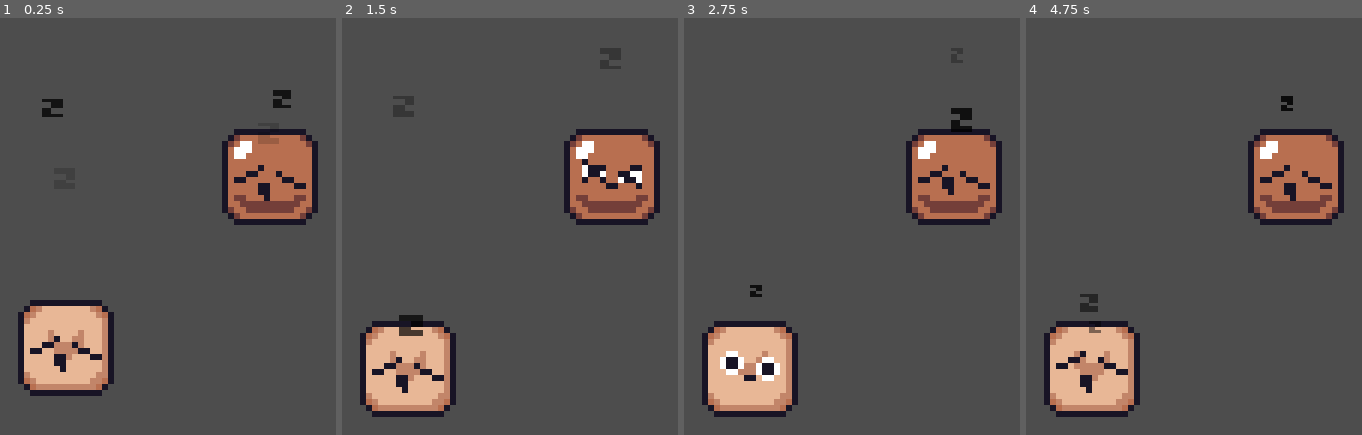
Above: before the commit, frames 1-4 (left to right).
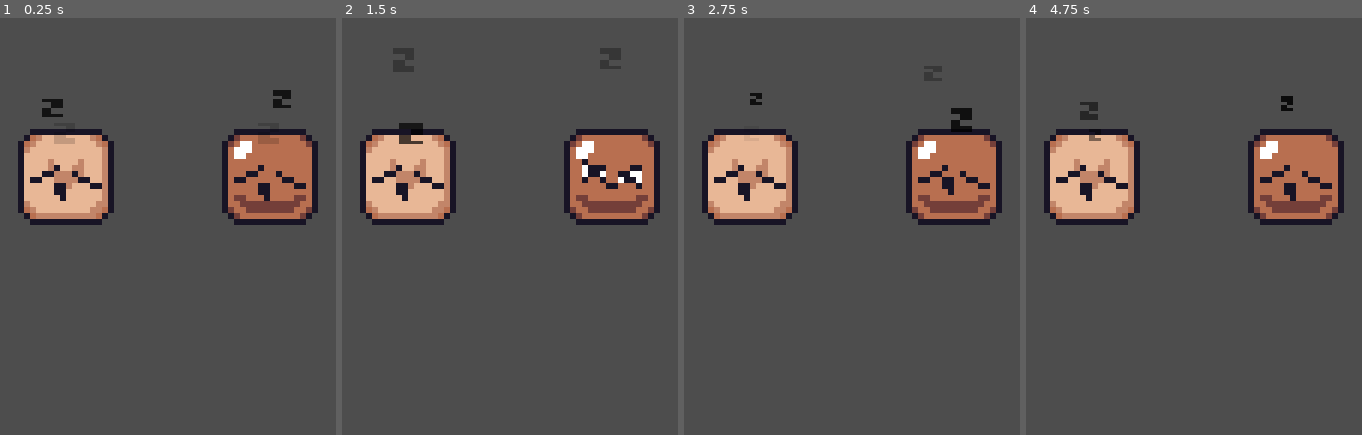
Above: after the commit, the same moments.

Repository: ARKANYOTA/globs
Game: Godot game, scene res://scenes/scene_1.tscn
Same seed, same stepped clock (60 frames per second), same inputs: the game is played once before the commit and once after it. This scene is started directly instead of the project's main scene.
Inputs (mouse positions are in pixels of both pictures, inside the frame that each line leads up to):
- Up to frame 1 (0.25 s): no input
- Up to frame 2 (1.5 s): tap Enter (ui_accept) at 0.5 s; drag from (610, 176) to (409, 368) at 0.52 s; drag from (610, 176) to (409, 368) at 1.27 s
- Up to frame 3 (2.75 s): press the mouse at (751, 368) at 2.03 s; hold Left (ui_left) from 2.03 s (still down)
- Up to frame 4 (4.75 s): release Left (ui_left) at 2.75 s; release the mouse at (1093, 368) at 2.75 s; drag from (1093, 368) to (1294, 176) at 2.77 s; move the mouse to (outside the picture) at 3.52 s; press the mouse at (outside the picture) at 3.53 s; hold Right (ui_right) 3.53-4.25 s; tap Enter (ui_accept) at 3.77 s; release the mouse at (outside the picture) at 4.25 s; drag from (outside the picture) to (1093, 368) at 4.27 s

The runs differ from the first frame. In frame 1, 13% of the frame differs, in the area x 5-34%, y 26-91%; in frame 2, 13%; in frame 3, 13%; in frame 4, 13%, in the area x 5-34%, y 20-96%.

Commit message:
add: blocks physics made by ourselves
Co-authored-by: ARKANYOTA <ARKANYOTA@users.noreply.github.com>

Diff:
--- a/scripts/block.gd
+++ b/scripts/block.gd
@@ -89,6 +89,7 @@
 
 var animation = "o_face"
 var is_asleep := false
+var is_moving := false
 
 ################################################
 
@@ -214,9 +215,9 @@
 			l += c
 		print(l)
 
-func get_grid():
+func get_map_data() -> Array:
 	var grid := []
-	var block_id = 0
+	var blocks := []
 
 	for node in get_all_tree_nodes():
 		if node is TileMapLayer:
@@ -242,8 +243,8 @@
 		if node is Block:
 			var id = -1
 			if not node.static_block:
-				id = block_id
-				block_id += 1
+				id = blocks.size()
+				blocks.append(node)
 			var rect = node.get_grid_rect()
 			var ymin = rect.position.y
 			var ymax = rect.position.y + rect.size.y
@@ -255,7 +256,7 @@
 					if y < 0 or y >= len(grid) or x < 0 or y >= len(grid[y]):
 						continue
 					grid[y][x] = id
-	return grid
+	return [grid, blocks]
 
 func left(direction):
 	return Vector2i(direction.y, -direction.x)
@@ -263,27 +264,36 @@
 func right(direction):
 	return Vector2i(-direction.y, direction.x)
 
-func can_move(grid: Array, x: int, y: int, direction: Vector2i) -> bool:
+func get_moved_blocks(grid: Array, x: int, y: int, direction: Vector2i, moved_blocks: Array) -> Array:
 	if y < 0 or y >= len(grid) or x < 0 or x >= len(grid[y]):
-		return false
+		return []
 
 	if grid[y][x] == -2:
-		return true
+		return moved_blocks
 	if grid[y][x] == -1:
-		return false
+		return []
 
 	var val = grid[y][x]
 	grid[y][x] = -2
 
+	if not val in moved_blocks:
+		moved_blocks.append(val)
+
 	var left_dir = left(direction)
-	if grid[y + left_dir.y][x + left_dir.x] == val and not can_move(grid, x + left_dir.x, y + left_dir.y, direction):
-		return false
+	if grid[y + left_dir.y][x + left_dir.x] == val:
+		var mov = get_moved_blocks(grid, x + left_dir.x, y + left_dir.y, direction, moved_blocks)
+		if mov.is_empty():
+			return []
+		moved_blocks = mov
 
 	var right_dir = right(direction)
-	if grid[y + right_dir.y][x + right_dir.x] == val and not can_move(grid, x + right_dir.x, y + right_dir.y, direction):
-		return false
-
-	return can_move(grid, x + direction.x, y + direction.y, direction)
+	if grid[y + right_dir.y][x + right_dir.x] == val:
+		var mov = get_moved_blocks(grid, x + right_dir.x, y + right_dir.y, direction, moved_blocks)
+		if mov.is_empty():
+			return []
+		moved_blocks = mov
+
+	return get_moved_blocks(grid, x + direction.x, y + direction.y, direction, moved_blocks)
 
 func get_pos(direction: Direction) -> Vector2i:
 	var rect = get_grid_rect()
@@ -302,42 +312,56 @@
 		return Direction.DOWN
 	return Direction.UP
 
-func check_move_block(grid: Array, dir: Direction) -> bool:
+func check_move_block(grid: Array, dir: Direction) -> Array:
 	var direction = dir_map[dir]
 	var rect = get_grid_rect()
 	var pos = get_pos(dir)
+	var moved_blocks := [-1]
 
 	if dir == Direction.DOWN or dir == Direction.UP:
 		for x in range(rect.size.x):
-			if not can_move(grid, pos.x + x + direction.x, pos.y + direction.y, direction):
-				return false
+			moved_blocks = get_moved_blocks(grid, pos.x + x + direction.x, pos.y + direction.y, direction, moved_blocks)
+			if moved_blocks.is_empty():
+				return []
 	if dir == Direction.LEFT or dir == Direction.RIGHT:
 		for y in range(rect.size.y):
-			if not can_move(grid, pos.x + direction.x, pos.y + y + direction.y, direction):
-				return false
-	return true
-
-
-func check_movements(dir: Direction) -> bool:
-	var grid = get_grid()
-	if check_move_block(grid, dir):
-		return true
-
-	if not static_block and check_move_block(grid, get_opposite_direction(dir)):
-		return true
-
-	return false
-
-func is_moving(dir: Direction) -> bool:
-	var val = left_extend_value
-	if dir == Direction.RIGHT:
-		val = right_extend_value
-	if dir == Direction.UP:
-		val = up_extend_value
-	if dir == Direction.DOWN:
-		val = down_extend_value
-
-	return fmod(val + 8, 16) != 0
+			moved_blocks = get_moved_blocks(grid, pos.x + direction.x, pos.y + y + direction.y, direction, moved_blocks)
+			if moved_blocks.is_empty():
+				return []
+	return moved_blocks
+
+func get_elements_by_id(blocks: Array, ids: Array) -> Array:
+	var ans := []
+	for id in ids:
+		if id == -1:
+			ans.append(self)
+		else:
+			ans.append(blocks[id])
+	return ans
+
+
+func check_movements(dir: Direction) -> Array: # value 0: moved_blocks and value 1: is opposite direction
+	var map_data = get_map_data() # Value 0: Block and1value  :Grid
+	var moved_blocks = get_elements_by_id(map_data[1], check_move_block(map_data[0], dir))
+
+	if not moved_blocks.is_empty():
+		return [moved_blocks, false]
+
+	if not static_block:
+		moved_blocks = get_elements_by_id(map_data[1], check_move_block(map_data[0], get_opposite_direction(dir)))
+
+	return [moved_blocks, true]
+
+# func is_moving(dir: Direction) -> bool:
+# 	var val = left_extend_value
+# 	if dir == Direction.RIGHT:
+# 		val = right_extend_value
+# 	if dir == Direction.UP:
+# 		val = up_extend_value
+# 	if dir == Direction.DOWN:
+# 		val = down_extend_value
+#
+# 	return fmod(val + 8, 16) != 0
 
 func get_variation(dir: Direction) -> float:
 	var pos_diff = get_global_mouse_position() - global_position
@@ -351,6 +375,17 @@
 		return pos_diff.y - down_extend_value
 	return -1
 
+
+func can_extend(dir: Direction):
+	if dir == Direction.LEFT:
+		return left_extend_value < left_extend_range.y
+	if dir == Direction.RIGHT:
+		return right_extend_value < right_extend_range.y
+	if dir == Direction.UP:
+		return up_extend_value < up_extend_range.y
+	if dir == Direction.DOWN:
+		return down_extend_value < down_extend_range.y
+
 ################################################
 
 func _update_sprite():
@@ -496,24 +531,24 @@
 	if Engine.is_editor_hint():
 		return
 
-	velocity.x /= 2
-	if is_gravity_enabled:
-		if not is_on_floor():
-			velocity += get_gravity() * delta
-
-		const rot_speed = 0.1
-		var alpha = fmod(fmod(angle, 90) + 90, 90)
-
-		if is_on_floor() and alpha != 0:
-			if alpha < 45:
-				angle -= alpha * rot_speed
-			else:
-				angle += alpha * rot_speed
-	else:
-		velocity.y /= 2
-
-	if not static_block:
-		move_and_slide()
+	# velocity.x /= 2
+	# if is_gravity_enabled:
+	# 	if not is_on_floor():
+	# 		velocity += get_gravity() * delta
+	#
+	# 	const rot_speed = 0.1
+	# 	var alpha = fmod(fmod(angle, 90) + 90, 90)
+	#
+	# 	if is_on_floor() and alpha != 0:
+	# 		if alpha < 45:
+	# 			angle -= alpha * rot_speed
+	# 		else:
+	# 			angle += alpha * rot_speed
+	# else:
+	# 	velocity.y /= 2
+
+	# if not static_block:
+	# 	move_and_slide()
 
 	_update_scale_handles()
 	_update_sprite()
@@ -531,8 +566,11 @@
 func _on_scale_handle_end_drag(handle: ScaleHandle, direction: Direction):
 	BlockManagerAutoload.end_drag()
 
+func set_is_moving_to_false():
+	is_moving = false
+
 func _on_scale_handle_dragged(handle: ScaleHandle, direction: Direction):
-	if is_moving(direction):
+	if is_moving:
 		return
 
 	var variation = get_variation(direction)
@@ -543,37 +581,82 @@
 		variation = 16
 	else:
 		variation = -16
+
+	var extend = can_extend(direction)
+
 	var tween = get_tree().create_tween().set_trans(Tween.TRANS_CUBIC)
+	var tween_transition = get_tree().create_tween().set_trans(Tween.TRANS_CUBIC)
 
 	var val: float
 	var tween_property = ""
+	var movements: Array = []
+	var reverse := false
 	if direction == Direction.LEFT:
-		if variation < 0 && not check_movements(direction):
-			return
+		if variation < 0:
+			var check = check_movements(direction)
+			movements = check[0]
+			reverse = check[1]
+			if not extend or movements.is_empty():
+				return
 		val = left_extend_value - variation
 		tween_property = "left_extend_value"
 
 	elif direction == Direction.RIGHT:
-		if variation > 0 && not check_movements(direction):
-			return
+		if variation > 0:
+			var check = check_movements(direction)
+			movements = check[0]
+			reverse = check[1]
+			if not extend or movements.is_empty():
+				return
 		val = right_extend_value + variation
 		tween_property = "right_extend_value"
 
 	elif direction == Direction.UP:
-		if variation < 0 && not check_movements(direction):
-			return
+		if variation < 0:
+			var check = check_movements(direction)
+			movements = check[0]
+			reverse = check[1]
+			if not extend or movements.is_empty():
+				return
 		val = up_extend_value - variation
 		tween_property = "up_extend_value"
 
 	elif direction == Direction.DOWN:
-		if variation > 0 && not check_movements(direction):
-			return
+		if variation > 0:
+			var check = check_movements(direction)
+			movements = check[0]
+			reverse = check[1]
+			if not extend or movements.is_empty():
+				return
 
 		val = down_extend_value + variation
 		tween_property = "down_extend_value"
+
+	is_moving = true
+
+	for i in range(int(not reverse), len(movements)):
+		var move_tween = get_tree().create_tween().set_trans(Tween.TRANS_CUBIC)
+		var mul = -1 if reverse else 1
+		if direction == Direction.RIGHT:
+			move_tween.tween_property(movements[i], "position", movements[i].position + Vector2(mul * 16, 0), 0.3).set_ease(Tween.EASE_OUT)
+		if direction == Direction.LEFT:
+			move_tween.tween_property(movements[i], "position", movements[i].position + Vector2(mul * -16, 0), 0.3).set_ease(Tween.EASE_OUT)
+		if direction == Direction.DOWN:
+			move_tween.tween_property(movements[i], "position", movements[i].position + Vector2(0, mul * 16), 0.3).set_ease(Tween.EASE_OUT)
+		if direction == Direction.UP:
+			move_tween.tween_property(movements[i], "position", movements[i].position + Vector2(0, mul * -16), 0.3).set_ease(Tween.EASE_OUT)
 
 	if tween_property != "":
 		tween.tween_property(self, tween_property, val, 0.3).set_ease(Tween.EASE_OUT)
 		slide_audio.play()
 
+
+
+	# actualisaliser la gravité de touts le block en partant du bas vers le haut
+	# si gravité a faire:
+		# actualiser la gravité:
+		# is moving = false
+	# else:
+	# 	tween_transition.tween_callback(set_is_moving_to_false).set_delay(0.31)
+	tween_transition.tween_callback(set_is_moving_to_false).set_delay(0.31)
 	_update_scale_handles()
